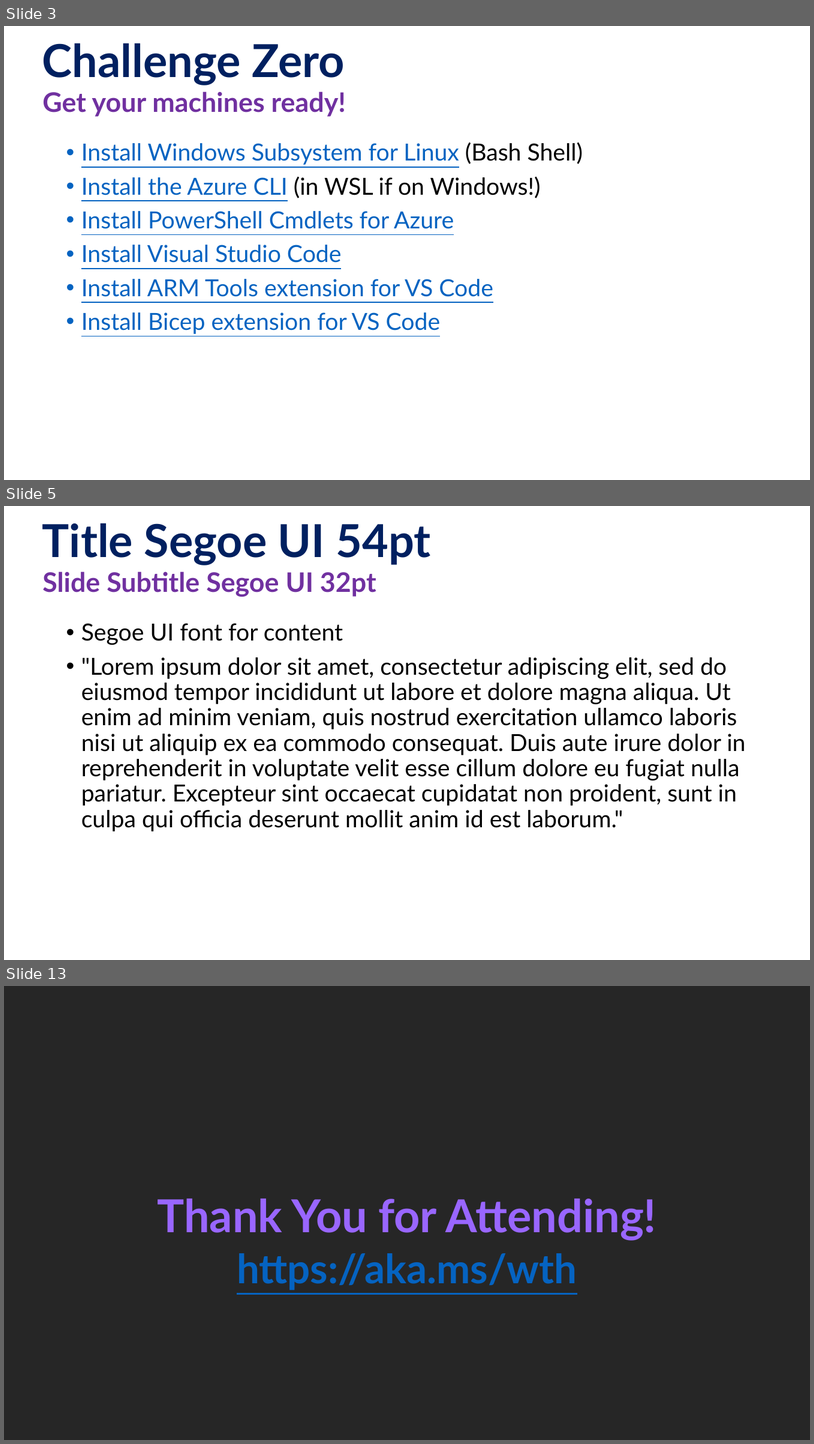
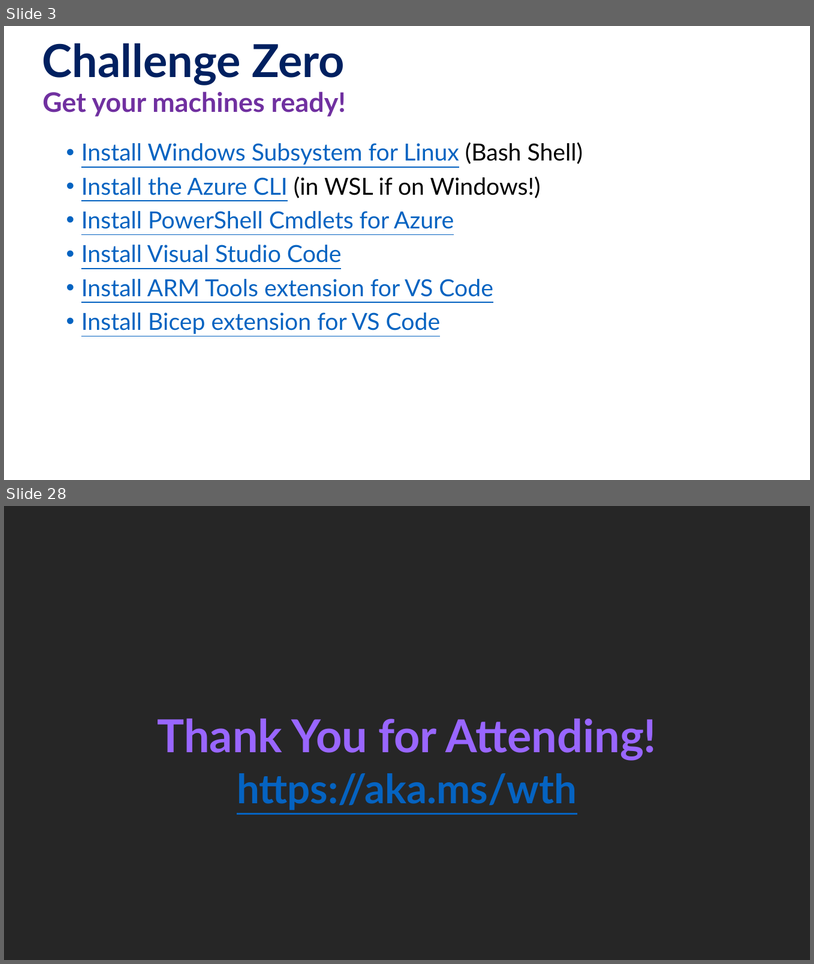
Before and after one commit to microsoft/WhatTheHack, a slide deck: xxx-RockPaperScissorsBoom/Coach/Lectures.pptx. Shown one above the other, each under a label of ours: slides 3, 5 and 13 before the commit, slides 3 and 28 after it; the slides between them are not shown. The pictures are 814x1444 and 814x964 pixels, drawn with LibreOffice and Linux fonts; fonts in the diff are those of the drawing; background and template pictures are left out. Boxes give left, top, right and bottom in pixels: in the first picture for what was removed or moved away, otherwise in the second. Text is boxed around its words. In the diff, an @@ line names an element or a change of style, - is before the commit and + after.

```diff
--- a/xxx-RockPaperScissorsBoom/Coach/Lectures.pptx
+++ b/xxx-RockPaperScissorsBoom/Coach/Lectures.pptx
@@ slide 5 removed at (4,506,810,960), background #FFFFFF @@
@@ title removed at (42,523,431,565) @@
-Title Segoe UI 54pt
@@ text removed at (42,571,377,597) @@
-Slide Subtitle Segoe UI 32pt
@@ text removed at (81,623,746,831) @@
-• Segoe UI font for content
-• "Lorem ipsum dolor sit amet, consectetur adipiscing elit, sed do eiusmod tempor incididunt ut labore et dolore magna aliqua. Ut enim ad minim veniam, quis nostrud exercitation ullamco laboris nisi ut aliquip ex ea commodo consequat. Duis aute irure dolor in reprehenderit in voluptate velit esse cillum dolore eu fugiat nulla pariatur. Excepteur sint occaecat cupidatat non proident, sunt in culpa qui officia deserunt mollit anim id est laborum."
@@ what was slide 13 is now slide 28 @@
```
Also in this commit, not shown: 5 slides changed, 21 slides added, 5 other slides removed, 13 other files.
